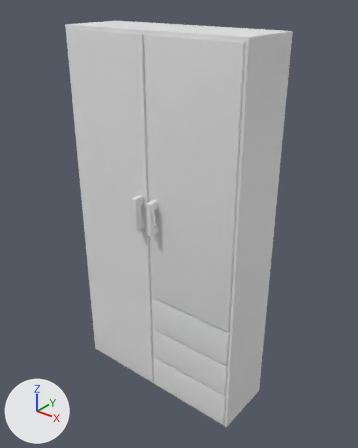
The FBX model VR Architecture Simulation/Assets/Meubulair/Cabinets/TallCabinet/Mesh/TallCabinet.fbx: old version first, new version second.
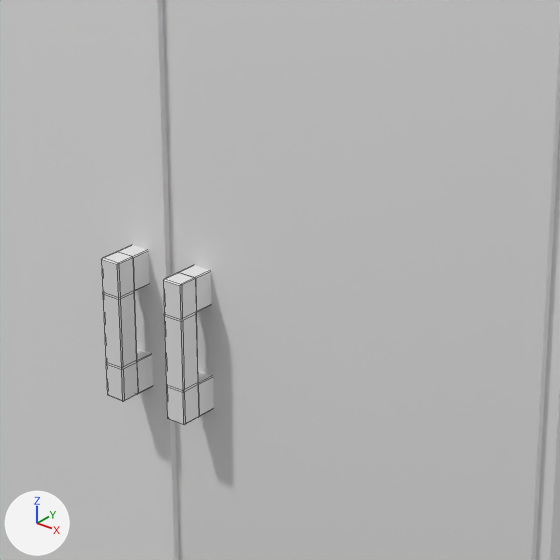
There are two pictures of each version: one whole from a camera (50 mm lens) standing at (1.773, -2.144, 2.507) and looking at (0.047, 0.014, 1.169), one close up on the part from 30% to 67% of the width and 31% to 60% of the height. Arrows for +X, +Y and +Z are at lower left; the lights stay in place. The close-ups show mesh edges as thin lines. Where no turn or scale is listed for an object, it has been applied to the vertices.

The first close-up shows 'Tall Cabinet', 'Tall CabinetHandle'.
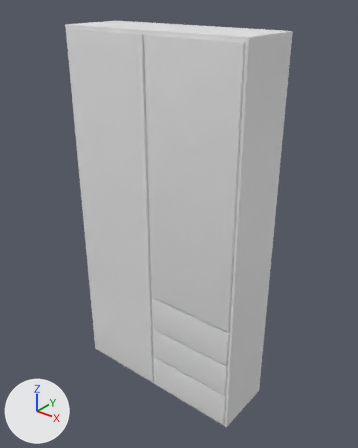
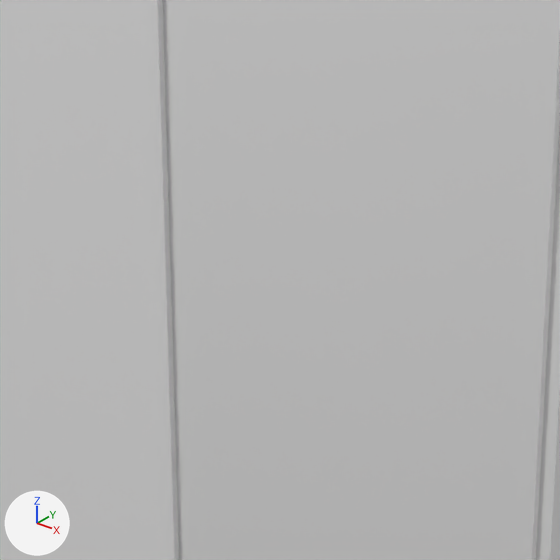
Where the change shows, as pixel boxes (x1, y1, x2, y2) in the close-ups (560 x 560 px):
'Tall CabinetHandle', deleted: before (101, 245, 214, 425)

The change, as a list of edits to the scene's bpy script:
```text
Remove ob_tall_cabinethandle:
    ob_tall_cabinethandle = bpy.data.objects.new('Tall CabinetHandle', me_cube_001)
    ob_tall_cabinethandle.location = (0.0, 0.0, 0.0)
```
